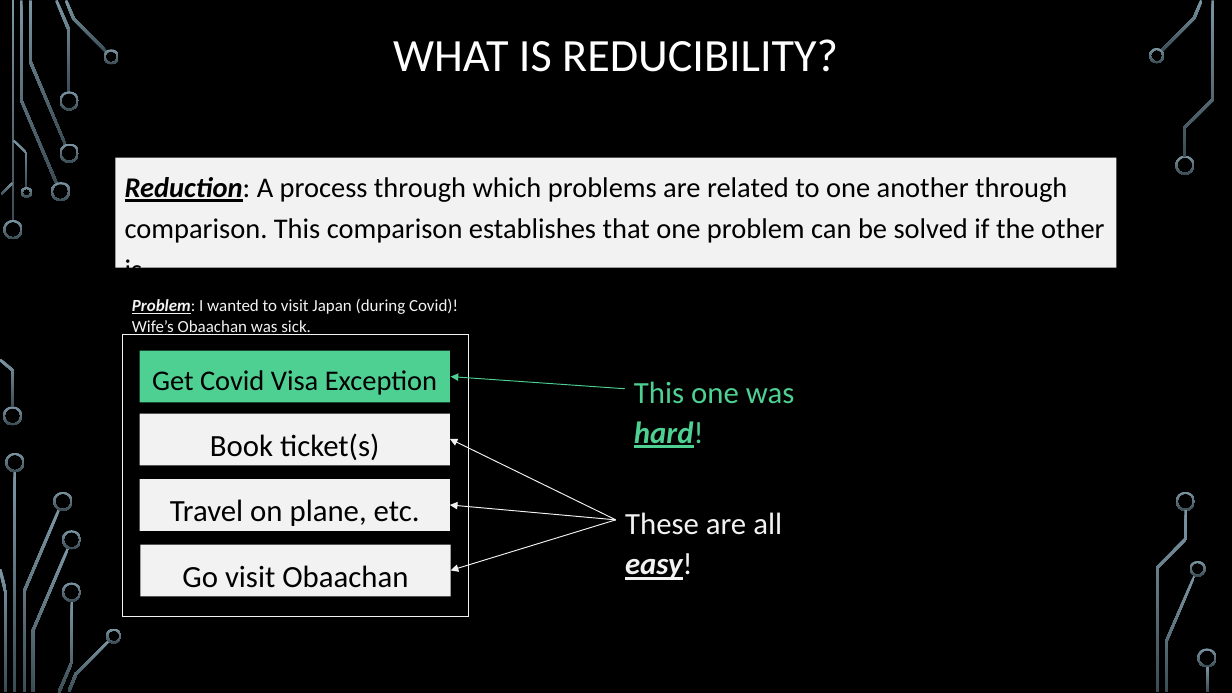
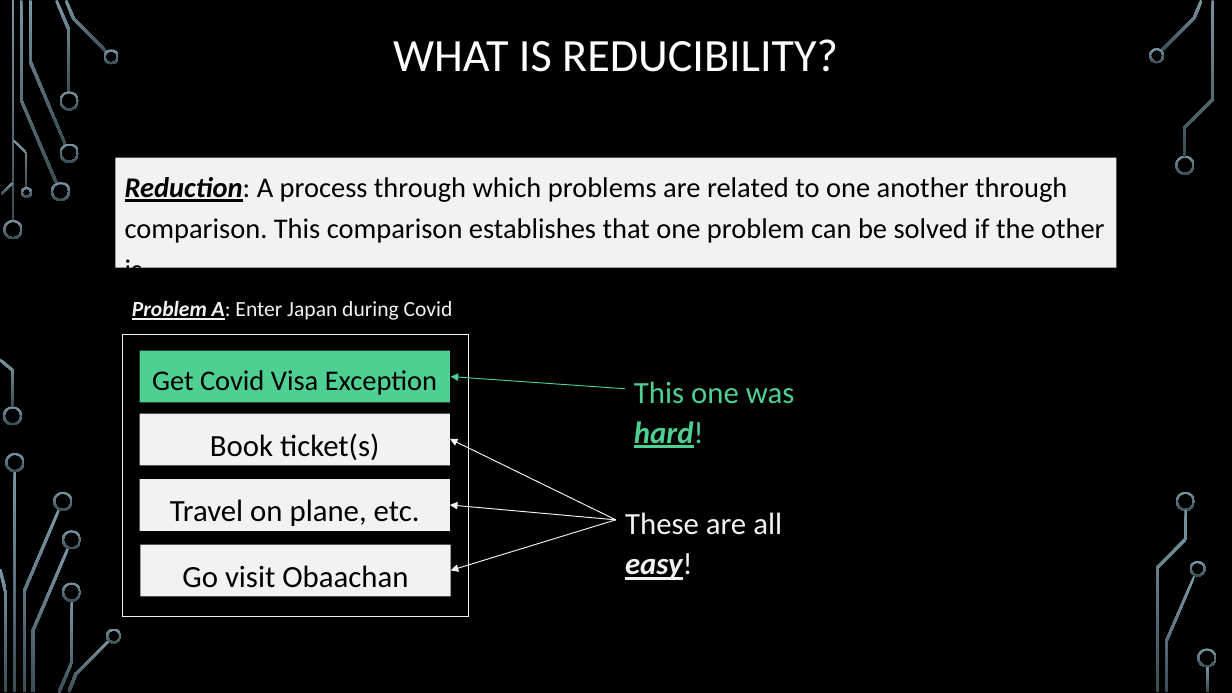
Before and after one commit to markfloryan/dmt2, a slide deck: slide 36 of slides/04-DecidableLanguages.pptx. Drawn at 1232x693 pixels with LibreOffice and Linux fonts; fonts in the diff are those of the drawing; background and template pictures are left out. Boxes give left, top, right and bottom in pixels: in the first picture for what was removed or moved away, otherwise in the second. Text is boxed around its words. In the diff, an @@ line names an element or a change of style, - is before the commit and + after.

```diff
--- a/slides/04-DecidableLanguages.pptx
+++ b/slides/04-DecidableLanguages.pptx
@@ text at (132,301,453,320): text changed; size 13.2 to 16.8 pt @@
-Problem: I wanted to visit Japan (during Covid)! Wife’s Obaachan was sick.
+Problem A: Enter Japan during Covid
```
Also in this commit, not shown: 2 other slides changed.
